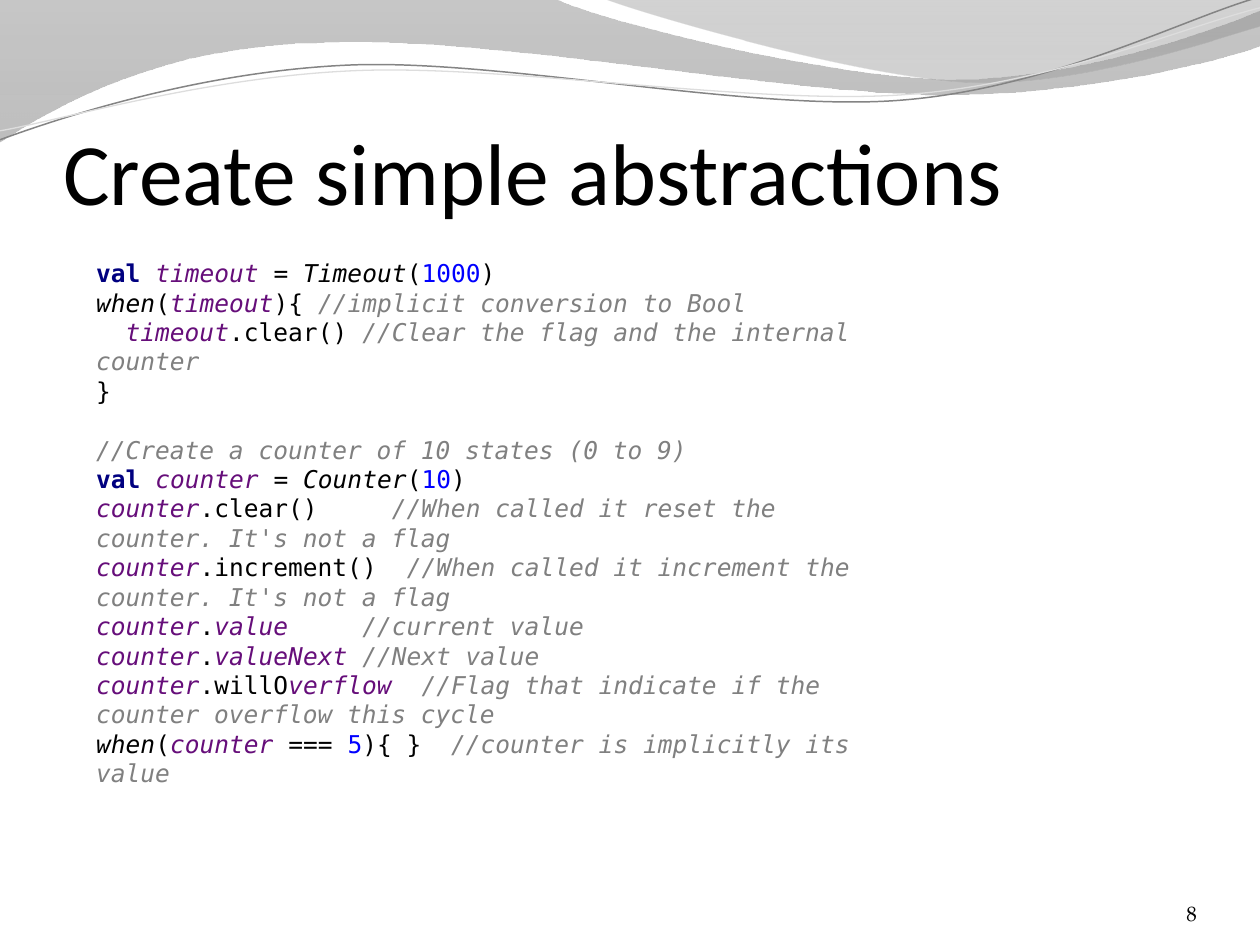
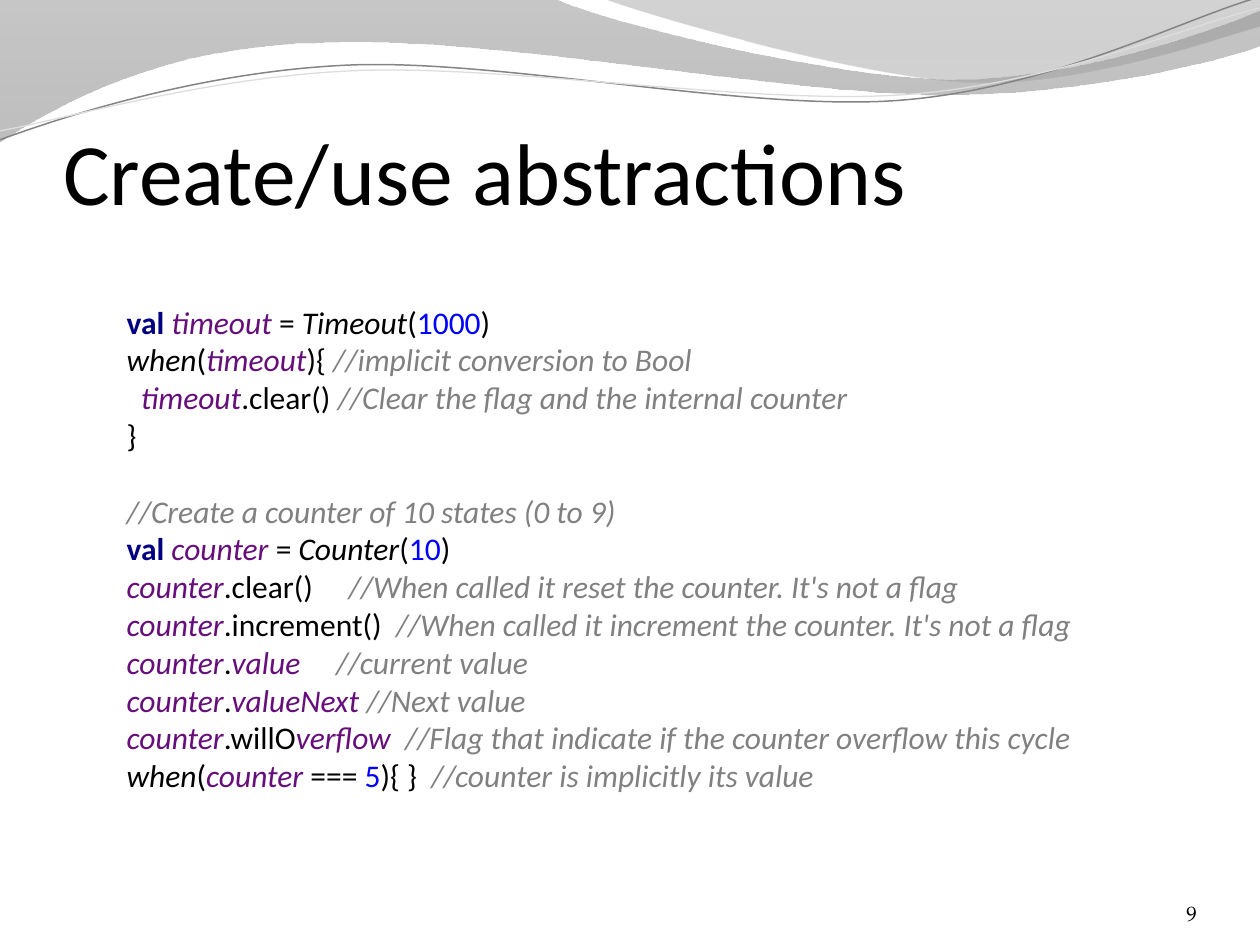
Before and after one commit to SpinalHDL/SpinalDoc, a slide deck: slide 9 of presentation/en/changes_arguments.pptx (slide 8 before the commit). Drawn at 1260x945 pixels with LibreOffice and Linux fonts; fonts in the diff are those of the drawing; background and template pictures are left out. Boxes give left, top, right and bottom in pixels: in the first picture for what was removed or moved away, otherwise in the second. Text is boxed around its words. In the diff, an @@ line names an element or a change of style, - is before the commit and + after.

```diff
--- a/presentation/en/changes_arguments.pptx
+++ b/presentation/en/changes_arguments.pptx
@@ title at [63,144,906,209]: text changed @@
-Create simple abstractions
+Create/use abstractions
@@ text "val timeout = Timeout(1000) when(timeout){ ...": place and size @@
-text "val timeout = Timeout(1000) when(timeout){ ..." at [96,263,849,783]
+text "val timeout = Timeout(1000) when(timeout){ ..." at [127,311,1071,792]
@@ text "val timeout = Timeout(1000) when(timeout){ ..." at [127,311,1071,792]: size 14 to 18 pt, font DejaVu Sans Mono to Calibri @@
@@ page number at [1186,906,1196,922]: text changed @@
-8
+9
```
Also in this commit, not shown: 16 other slides changed, 3 slides added, 1 slide removed, 3 other files.
